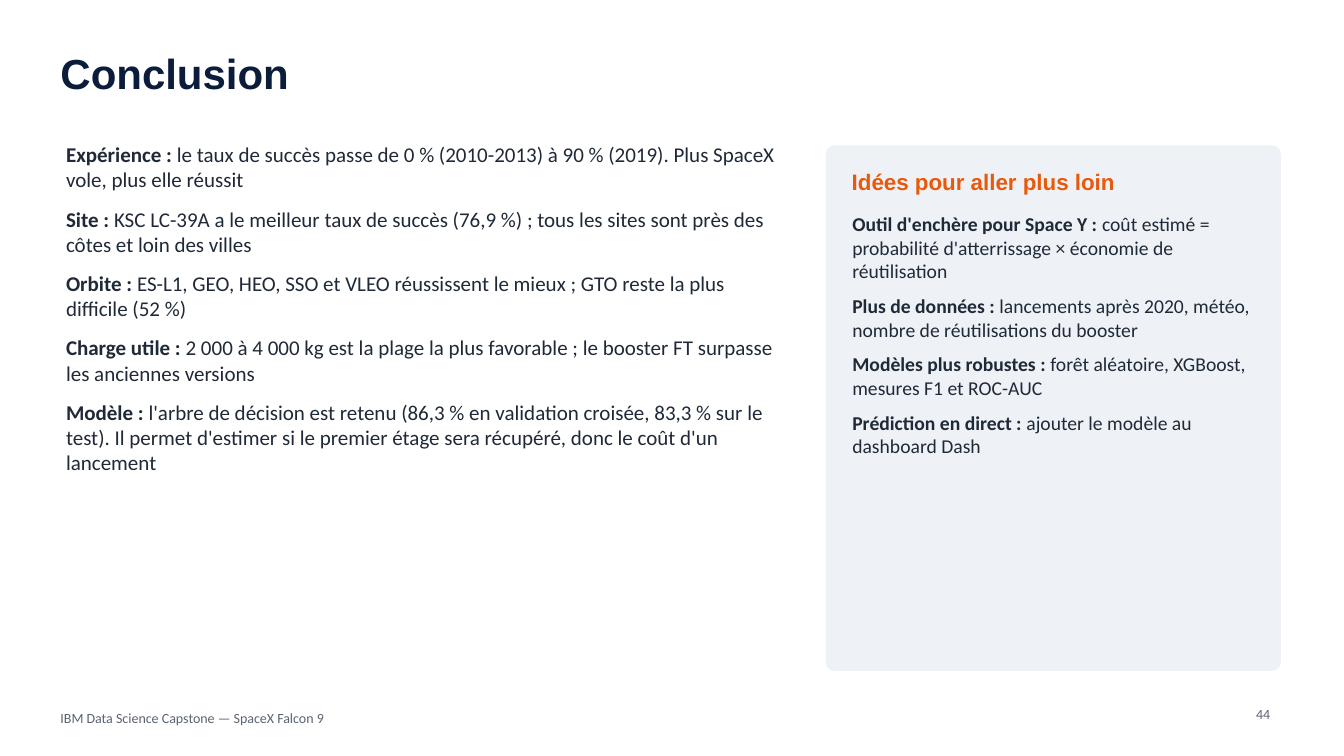
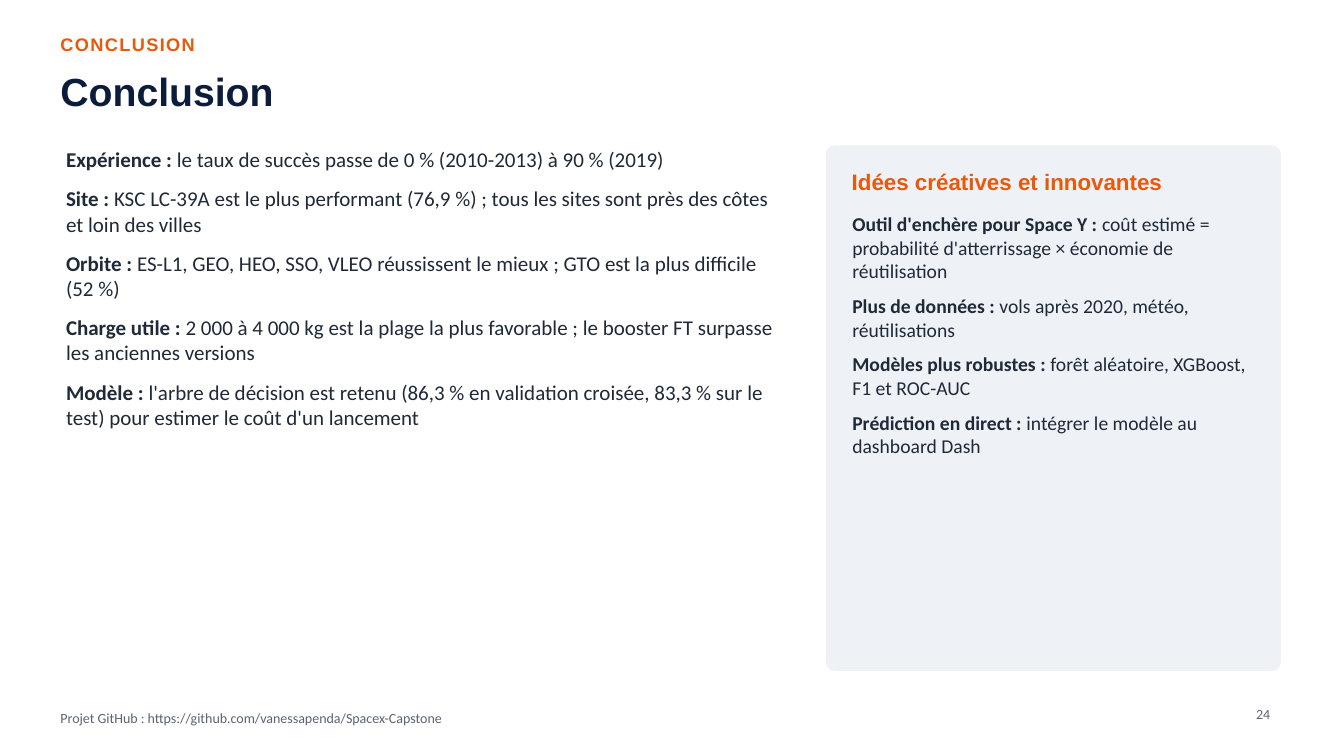
Before and after one commit to vanessapenda/Spacex-Capstone, a slide deck: slide 24 of Rapport_Capstone_SpaceX.pptx (slide 44 before the commit). Drawn at 1344x756 pixels with LibreOffice and Linux fonts; fonts in the diff are those of the drawing. Boxes give left, top, right and bottom in pixels: in the first picture for what was removed or moved away, otherwise in the second. Text is boxed around its words. In the diff, an @@ line names an element or a change of style, - is before the commit and + after.

```diff
--- a/Rapport_Capstone_SpaceX.pptx
+++ b/Rapport_Capstone_SpaceX.pptx
@@ title "Conclusion": place and size @@
-title "Conclusion" at [60,58,288,90]
+title "Conclusion" at [60,77,273,107]
@@ title "Conclusion" at [60,77,273,107]: size 30 to 28 pt @@
@@ text added at [60,38,194,51], 13 pt, text #E8590C, bold @@
+CONCLUSION
@@ text at [66,152,768,299]: text changed @@
-• Expérience : le taux de succès passe de 0 % (2010-2013) à 90 % (2019). Plus SpaceX vole, plus elle réussit
-• Site : KSC LC-39A a le meilleur taux de succès (76,9 %) ; tous les sites sont près des côtes et loin des villes
-• Orbite : ES-L1, GEO, HEO, SSO et VLEO réussissent le mieux ; GTO reste la plus difficile (52 %)
+• Expérience : le taux de succès passe de 0 % (2010-2013) à 90 % (2019)
+• Site : KSC LC-39A est le plus performant (76,9 %) ; tous les sites sont près des côtes et loin des villes
+• Orbite : ES-L1, GEO, HEO, SSO, VLEO réussissent le mieux ; GTO est la plus difficile (52 %)
@@ text at [852,173,1162,191]: text changed @@
-Idées pour aller plus loin
+Idées créatives et innovantes
@@ text at [852,299,1245,453]: text changed @@
-• Plus de données : lancements après 2020, météo, nombre de réutilisations du booster
-• Modèles plus robustes : forêt aléatoire, XGBoost, mesures F1 et ROC-AUC
-• Prédiction en direct : ajouter le modèle au dashboard Dash
+• Plus de données : vols après 2020, météo, réutilisations
+• Modèles plus robustes : forêt aléatoire, XGBoost, F1 et ROC-AUC
+• Prédiction en direct : intégrer le modèle au dashboard Dash
@@ text at [66,385,762,429]: text changed @@
-• Modèle : l'arbre de décision est retenu (86,3 % en validation croisée, 83,3 % sur le test). Il permet d'estimer si le premier étage sera récupéré, donc le coût d'un lancement
+• Modèle : l'arbre de décision est retenu (86,3 % en validation croisée, 83,3 % sur le test) pour estimer le coût d'un lancement
@@ text removed at [60,713,324,726] @@
-IBM Data Science Capstone — SpaceX Falcon 9
@@ text added at [60,713,442,726], 10 pt, text #5B6472 @@
+Projet GitHub : https://github.com/vanessapenda/Spacex-Capstone
@@ page number at [1256,710,1270,719]: text changed @@
-44
+24
```
Also in this commit, not shown: 13 other slides changed, 10 slides added, 33 slides removed, 1 other file.
